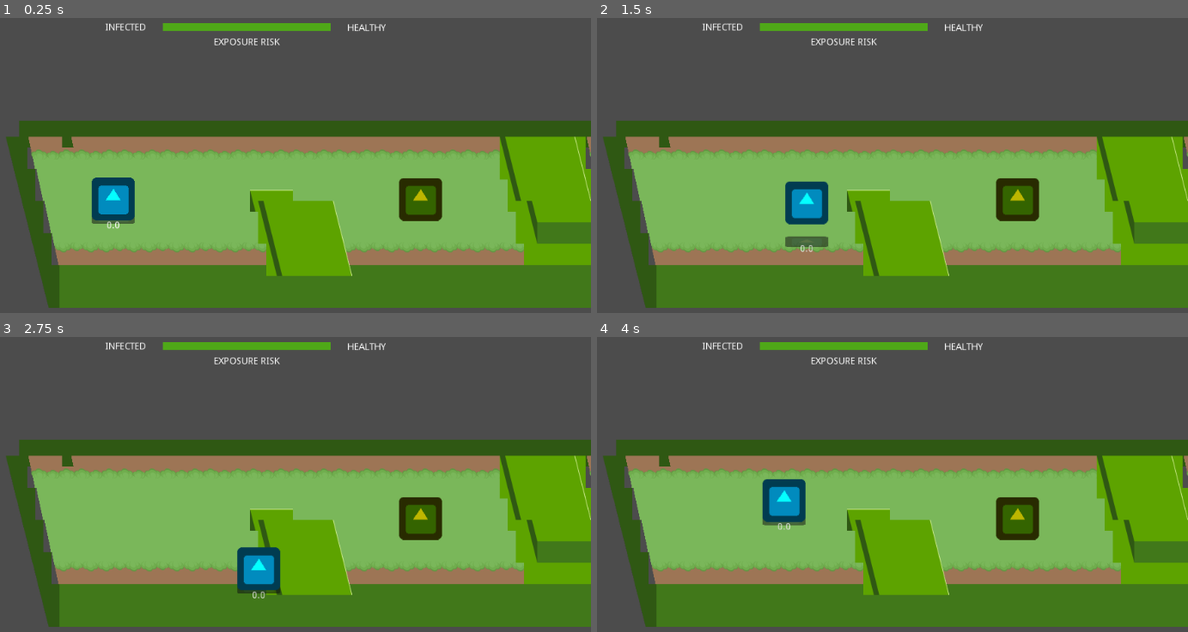
Above: before the commit, frames 1-4 (two rows, left to right).
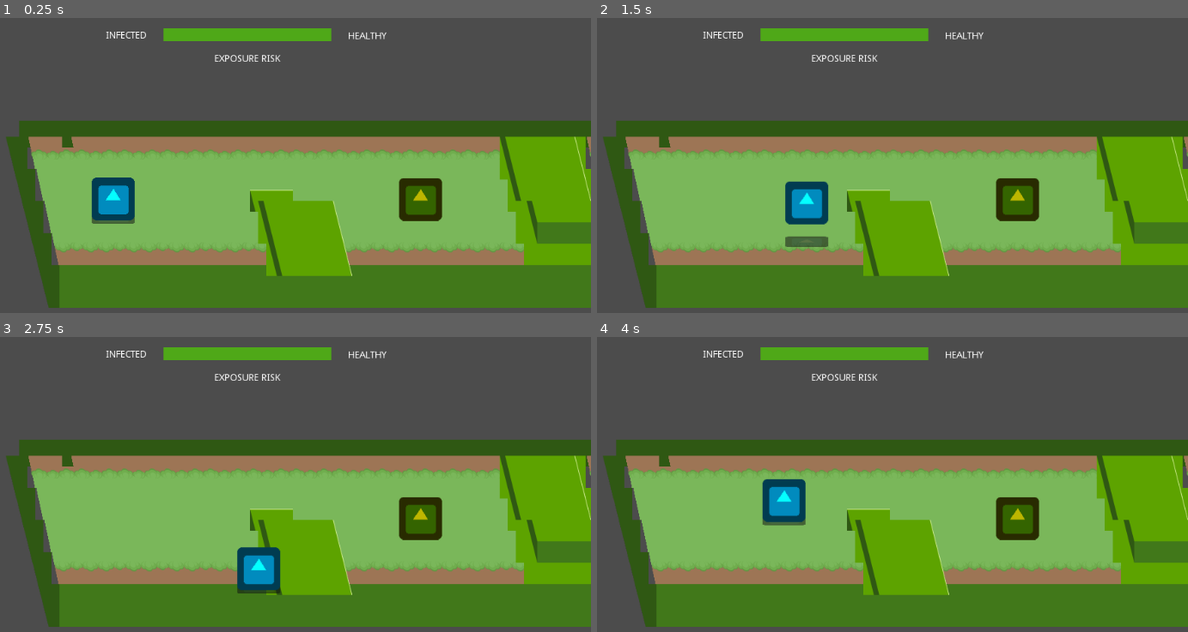
Above: after the commit, the same moments.

Repository: Bootjack/wj21-connection
Game: Godot game, scene res://Jason.tscn
The game is run twice, just before and just after one commit, with the same random seed, the same clock (stepped at 60 frames per second) and the same inputs. This scene is started directly instead of the project's main scene. The engine's default icon, where the game draws it, is replaced by a stand-in: a white triangle on a blue panel in a dark square.
Inputs:
- Up to frame 1 (0.25 s): no input
- Up to frame 2 (1.5 s): tap Enter at 0.5 s; hold Right (ui_right) 0.53-1.28 s; tap Space (jump) at 0.77 s; hold Down (ui_down) from 1.28 s (still down)
- Up to frame 3 (2.75 s): tap Space (jump) at 1.52 s; release Down (ui_down) at 2.03 s; hold Right (ui_right) from 2.03 s (still down)
- Up to frame 4 (4 s): tap Space (jump) at 2.75, 3.02, 3.77 s; release Right (ui_right) at 2.78 s; hold Up (ui_up) 2.78-3.53 s; hold Left (ui_left) from 3.53 s (still down)

The runs differ from the first frame. In frame 1, 2.1% of the frame differs, in the area x 17-66%, y 1-72%; in frame 2, 2.1%; in frame 3, 2.1%; in frame 4, 2.1%.

Commit message:
HUD anchored to top of viewport, finally

Diff:
--- a/Jason.tscn
+++ b/Jason.tscn
@@ -469,20 +469,23 @@
 script = ExtResource( 5 )
 target_path = NodePath("../YSort/Player")
 
-[node name="Control" type="Control" parent="Camera2D"]
+[node name="CanvasLayer" type="CanvasLayer" parent="."]
+
+[node name="Control" type="Control" parent="CanvasLayer"]
 anchor_left = 0.5
 anchor_right = 0.5
-margin_left = -250.541
-margin_top = -271.195
-margin_right = 250.0
-margin_bottom = -231.195
+margin_left = -250.271
+margin_top = 32.0
+margin_right = 250.271
+margin_bottom = 96.0
 script = ExtResource( 8 )
 __meta__ = {
+"_edit_group_": true,
 "_edit_use_anchors_": false
 }
 player_path = NodePath("../../YSort/Player")
 
-[node name="InfectedLabel" type="Label" parent="Camera2D/Control"]
+[node name="InfectedLabel" type="Label" parent="CanvasLayer/Control"]
 anchor_right = 0.2
 anchor_bottom = 0.75
 text = "INFECTED"
@@ -492,7 +495,7 @@
 "_edit_use_anchors_": false
 }
 
-[node name="InfectionBar" type="TextureProgress" parent="Camera2D/Control"]
+[node name="InfectionBar" type="TextureProgress" parent="CanvasLayer/Control"]
 anchor_left = 0.25
 anchor_top = 0.2
 anchor_right = 0.75
@@ -505,7 +508,7 @@
 "_edit_use_anchors_": false
 }
 
-[node name="HealthyLabel" type="Label" parent="Camera2D/Control"]
+[node name="HealthyLabel" type="Label" parent="CanvasLayer/Control"]
 anchor_left = 0.8
 anchor_right = 1.0
 anchor_bottom = 0.75
@@ -517,7 +520,7 @@
 "_edit_use_anchors_": false
 }
 
-[node name="MeterLabel" type="Label" parent="Camera2D/Control"]
+[node name="MeterLabel" type="Label" parent="CanvasLayer/Control"]
 anchor_top = 0.736467
 anchor_right = 1.0
 anchor_bottom = 1.08647
--- a/Player.gd
+++ b/Player.gd
@@ -35,7 +35,6 @@
 
 	fall(delta)
 	infection = max(0.0, infection + infection_rate)
-	$Label.text = "%.1f" % [infection]
 
 func _on_disinfected(infectiousness:float):
 	infection_rate -= infectiousness
--- a/Player.tscn
+++ b/Player.tscn
@@ -25,14 +25,3 @@
 [node name="Sprite" type="Sprite" parent="."]
 modulate = Color( 0.0196078, 1, 1, 1 )
 texture = ExtResource( 1 )
-
-[node name="Label" type="Label" parent="."]
-margin_left = -31.0
-margin_top = 33.0
-margin_right = 32.0
-margin_bottom = 47.0
-text = "0%"
-align = 1
-__meta__ = {
-"_edit_use_anchors_": false
-}
